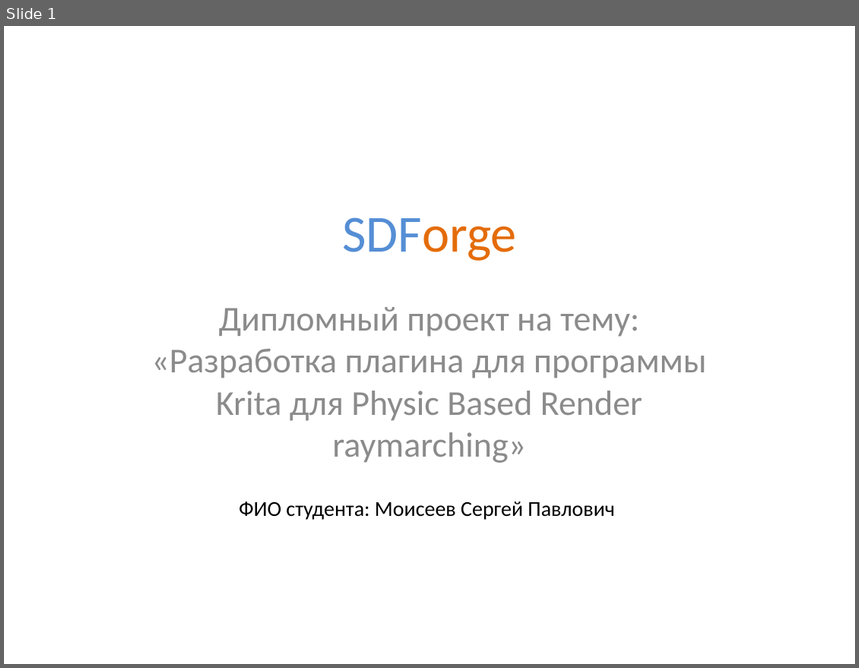
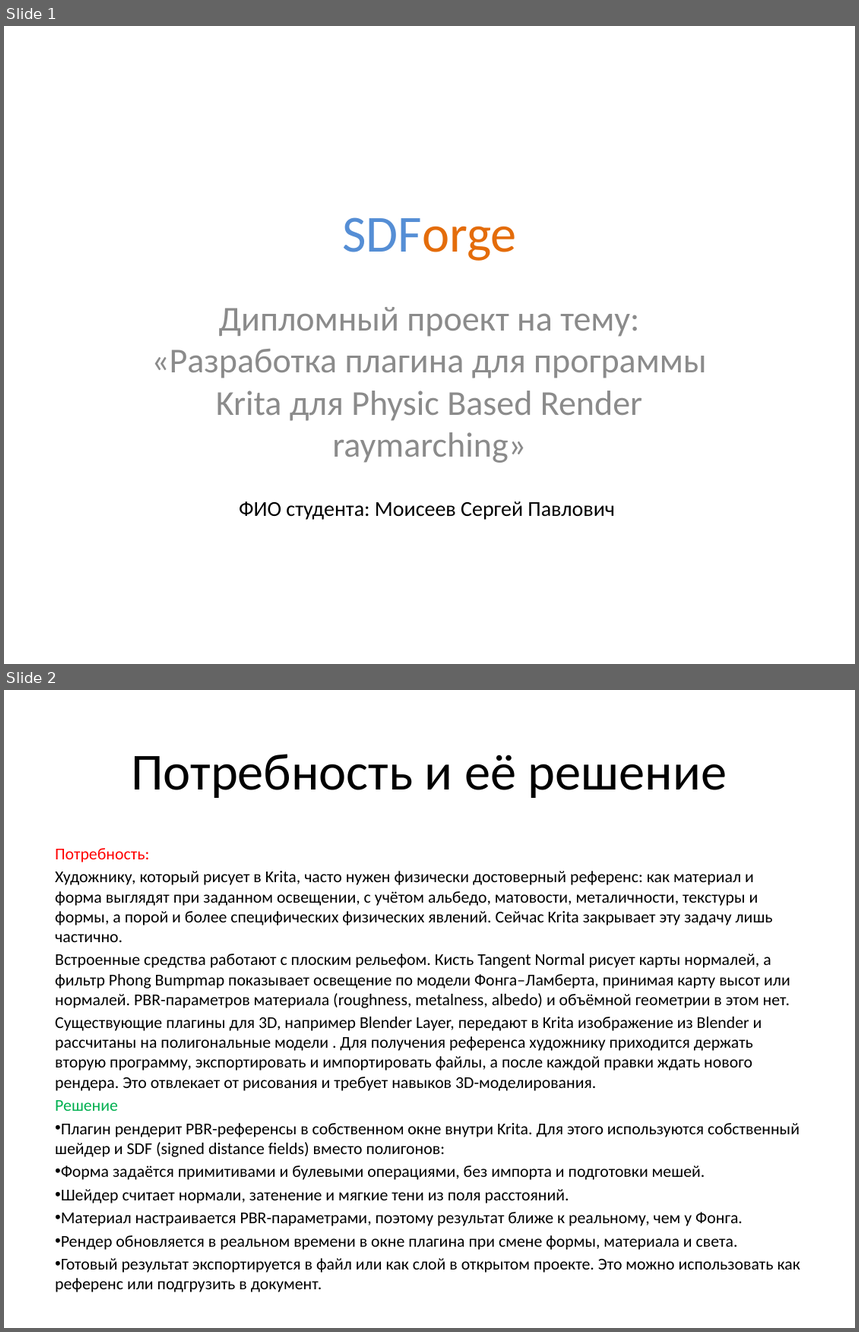
Before and after one commit to lomovoyPlayer/SDForge, a slide deck: SDForge/docs/SDForge Презентация.pptx. Shown one above the other, each under a label of ours: slide 1 before the commit, slides 1 and 2 after it. The pictures are 859x668 and 859x1332 pixels, drawn with LibreOffice and Linux fonts; fonts in the diff are those of the drawing. Boxes give left, top, right and bottom in pixels: in the first picture for what was removed or moved away, otherwise in the second. Text is boxed around its words. In the diff, an @@ line names an element or a change of style, - is before the commit and + after.

```diff
--- a/SDForge/docs/SDForge Презентация.pptx
+++ b/SDForge/docs/SDForge Презентация.pptx
@@ slide 2 added at [4,690,855,1328], background #FFFFFF @@
@@ title added at [131,754,727,798], 44 pt, text #000000 @@
+Потребность и её решение
@@ text added at [55,848,800,1270], 14 pt, text #000000 @@
+Потребность:
+Художнику, который рисует в Krita, часто нужен физически достоверный референс: как материал и форма выглядят при заданном освещении, с учётом альбедо, матовости, металичности, текстуры и формы, а порой и более специфических физических явлений. Сейчас Krita закрывает эту задачу лишь частично.
+Встроенные средства работают с плоским рельефом. Кисть Tangent Normal рисует карты нормалей, а фильтр Phong Bumpmap показывает освещение по модели Фонга–Ламберта, принимая карту высот или нормалей. PBR-параметров материала (roughness, metalness, albedo) и объёмной геометрии в этом нет.
+Существующие плагины для 3D, например Blender Layer, передают в Krita изображение из Blender и рассчитаны на полигональные модели . Для получения референса художнику приходится держать вторую программу, экспортировать и импортировать файлы, а после каждой правки ждать нового рендера. Это отвлекает от рисования и требует навыков 3D-моделирования.
+Решение
+• Плагин рендерит PBR-референсы в собственном окне внутри Krita. Для этого используются собственный шейдер и SDF (signed distance fields) вместо полигонов:
+• Форма задаётся примитивами и булевыми операциями, без импорта и подготовки мешей.
+• Шейдер считает нормали, затенение и мягкие тени из поля расстояний.
+• Материал настраивается PBR-параметрами, поэтому результат ближе к реальному, чем у Фонга.
+• Рендер обновляется в реальном времени в окне плагина при смене формы, материала и света.
+• Готовый результат экспортируется в файл или как слой в открытом проекте. Это можно использовать как референс или подгрузить в документ.
```
Also in this commit, not shown: 23 other slides added, 1 slide removed, 3 other files.
